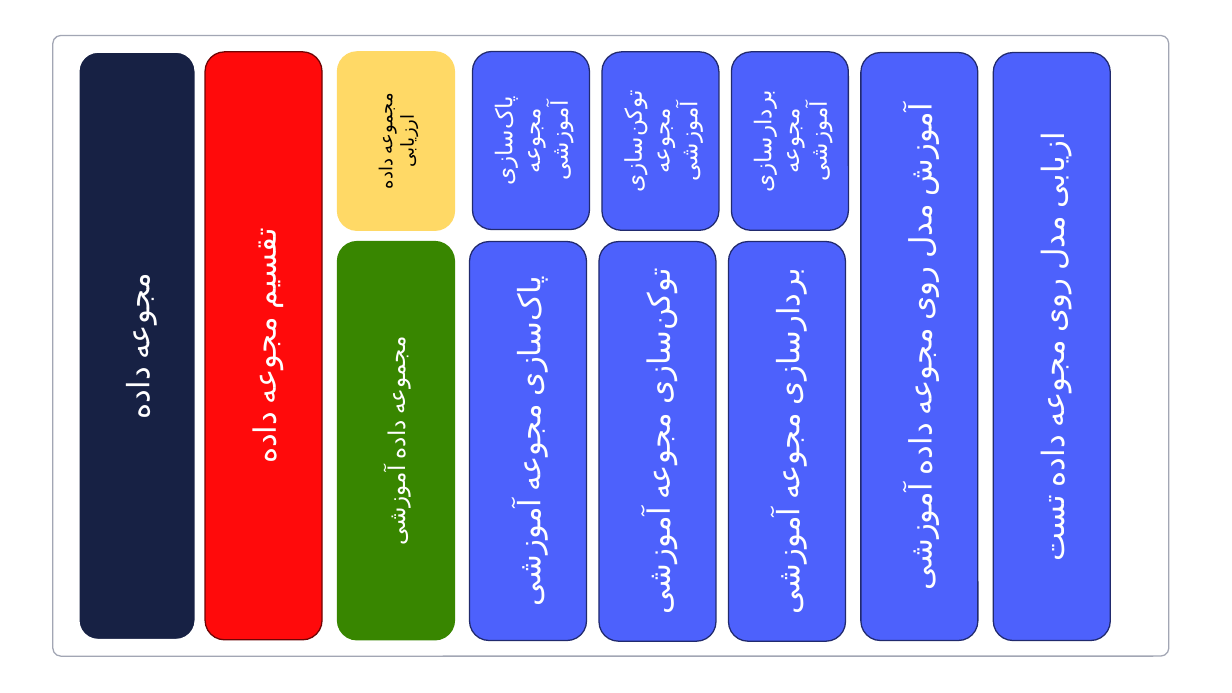
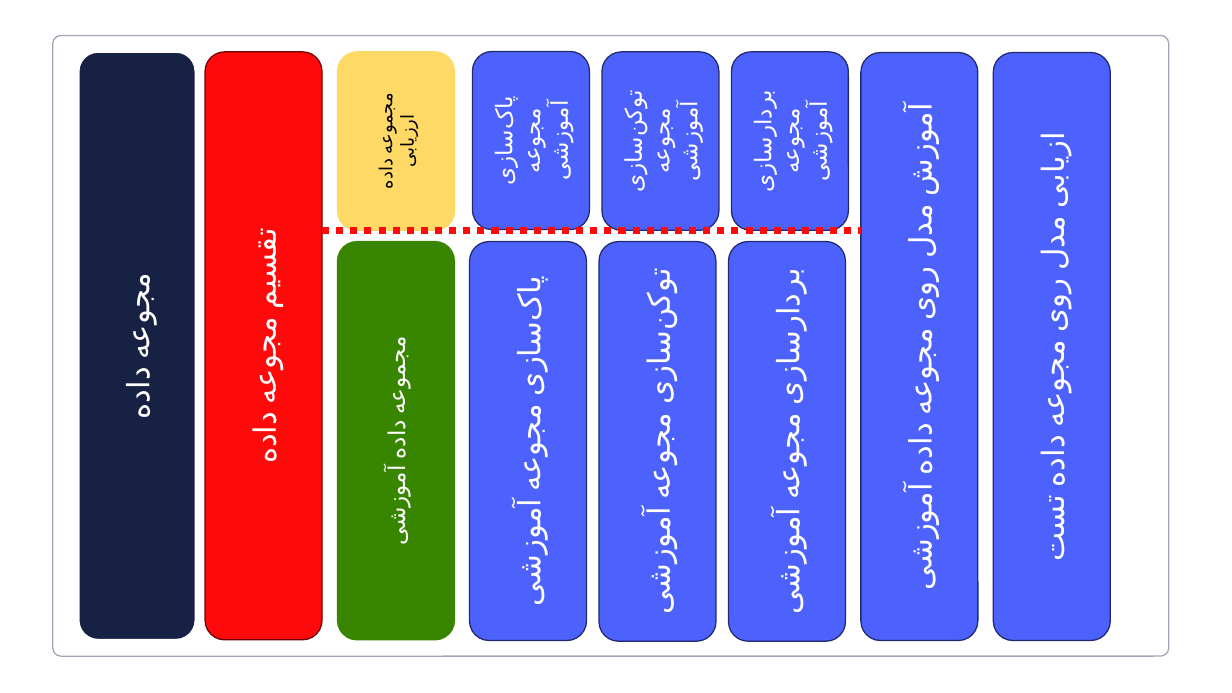
Before and after one commit to Sajjad-s-presentations/My-master-s-thesis, a slide deck: slide 23 of Slides/slides.pptx (slide 12 before the commit). Drawn at 1232x693 pixels with LibreOffice and Linux fonts; fonts in the diff are those of the drawing. Boxes give left, top, right and bottom in pixels: in the first picture for what was removed or moved away, otherwise in the second. Text is boxed around its words. In the diff, an @@ line names an element or a change of style, - is before the commit and + after.

Commit message:
Slides

```diff
--- a/Slides/slides.pptx
+++ b/Slides/slides.pptx
@@ line added from (323, 231) to (861, 231), #FF0A0B 5.5 pt dashed @@
```
Also in this commit, not shown: 2 other slides changed, 11 slides added.
